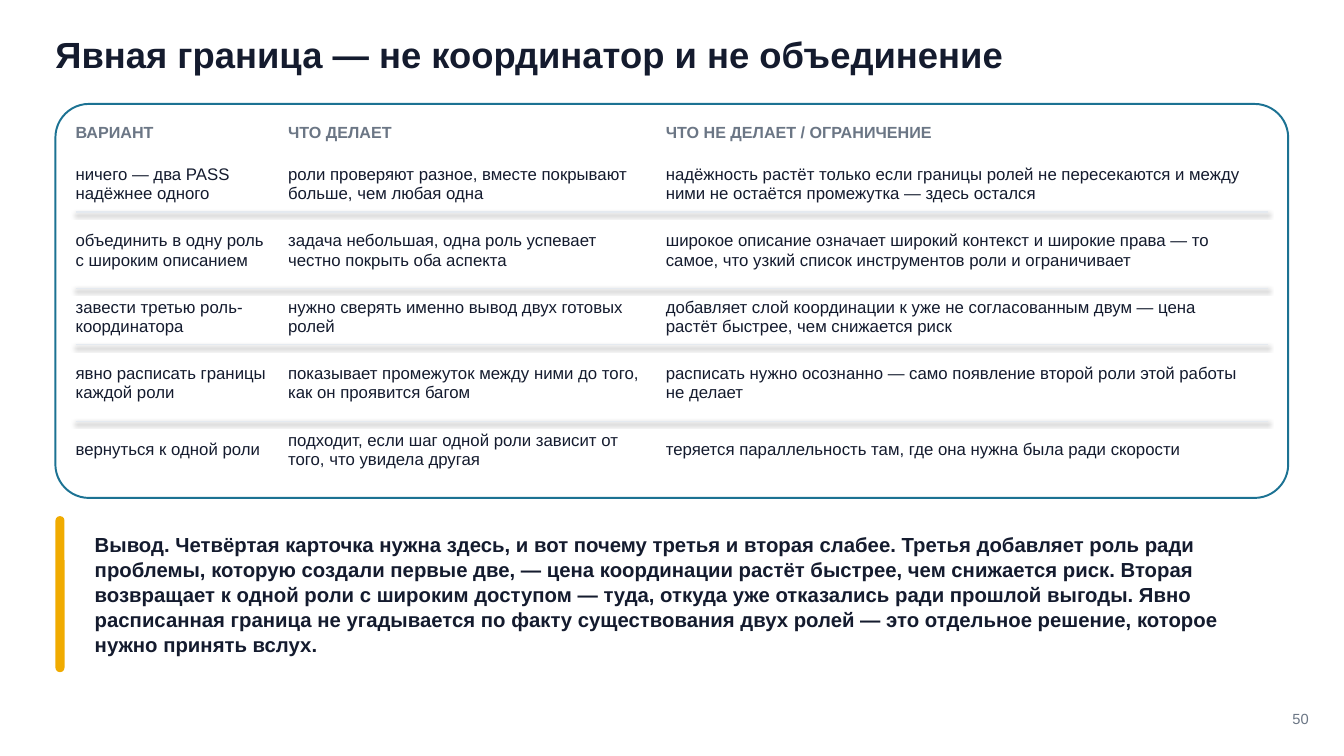
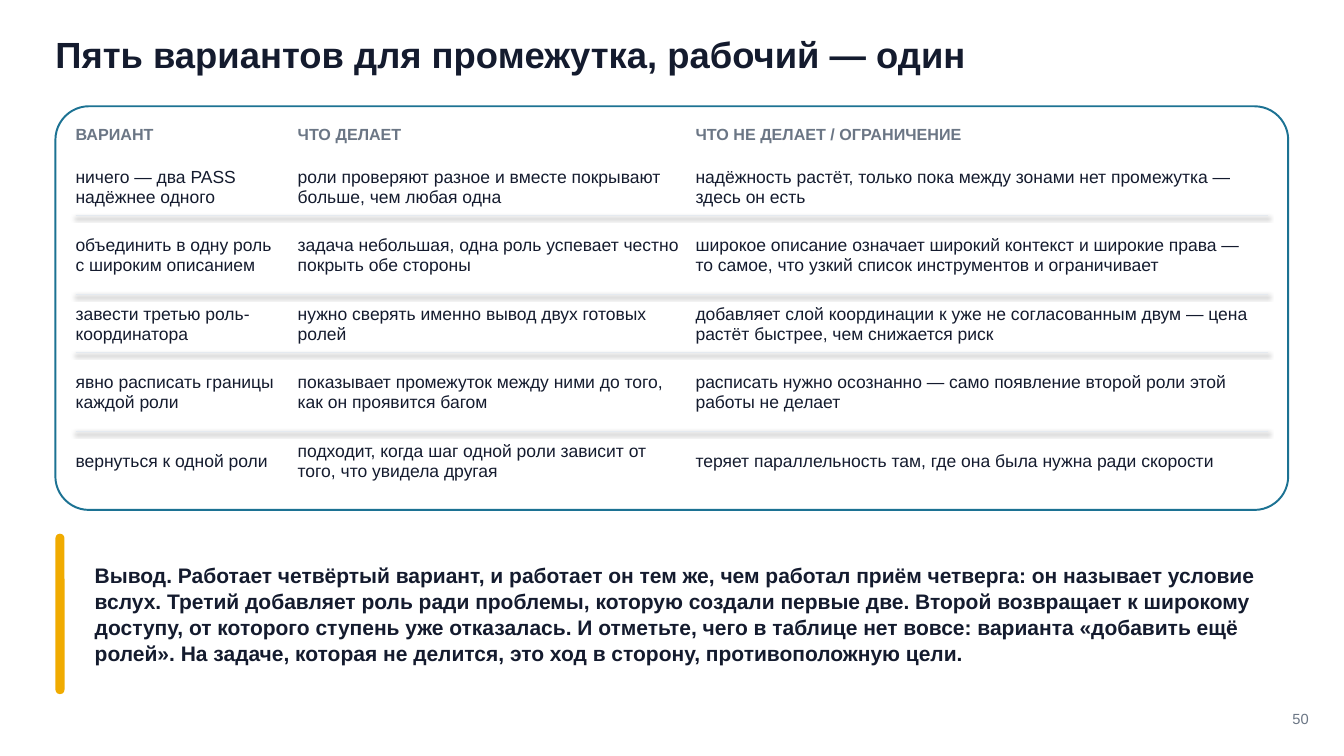
Before and after one commit to tellina-study/AI-usage-lessons, a slide deck: slide 50 of library/seminars/sem-06/rendered/sem-06.pptx. Drawn at 1344x756 pixels with LibreOffice and Linux fonts; fonts in the diff are those of the drawing. Boxes give left, top, right and bottom in pixels: in the first picture for what was removed or moved away, otherwise in the second. Text is boxed around its words. In the diff, an @@ line names an element or a change of style, - is before the commit and + after.

```diff
--- a/library/seminars/sem-06/rendered/sem-06.pptx
+++ b/library/seminars/sem-06/rendered/sem-06.pptx
@@ text at [55, 41, 965, 76]: text changed @@
-Явная граница — не координатор и не объединение
+Пять вариантов для промежутка, рабочий — один
@@ rounded rectangle: place and size @@
-rounded rectangle at [55, 104, 1289, 498]
+rounded rectangle at [55, 106, 1289, 509]
@@ rounded rectangle at [55, 106, 1289, 509]: proportions changed @@
@@ text "ЧТО ДЕЛАЕТ": place and size @@
-text "ЧТО ДЕЛАЕТ" at [288, 127, 392, 141]
+text "ЧТО ДЕЛАЕТ" at [298, 129, 402, 143]
@@ text "ЧТО НЕ ДЕЛАЕТ / ОГРАНИЧЕНИЕ": place and size @@
-text "ЧТО НЕ ДЕЛАЕТ / ОГРАНИЧЕНИЕ" at [666, 127, 932, 141]
+text "ЧТО НЕ ДЕЛАЕТ / ОГРАНИЧЕНИЕ" at [696, 129, 961, 143]
@@ text at [298, 173, 661, 207]: text changed; size 12 to 12.5 pt @@
-роли проверяют разное, вместе покрывают больше, чем любая одна
+роли проверяют разное и вместе покрывают больше, чем любая одна
@@ text at [696, 171, 1208, 207]: text changed; size 12 to 12.5 pt @@
-надёжность растёт только если границы ролей не пересекаются и между ними не остаётся промежутка — здесь остался
+надёжность растёт, только пока между зонами нет промежутка — здесь он есть
@@ line moved from (76, 212) - (1268, 212) to (76, 216) - (1268, 216) @@
@@ text at [298, 238, 679, 275]: text changed; size 12 to 12.5 pt @@
-задача небольшая, одна роль успевает честно покрыть оба аспекта
+задача небольшая, одна роль успевает честно покрыть обе стороны
@@ text at [696, 238, 1217, 275]: text changed; size 12 to 12.5 pt @@
-широкое описание означает широкий контекст и широкие права — то самое, что узкий список инструментов роли и ограничивает
+широкое описание означает широкий контекст и широкие права — то самое, что узкий список инструментов и ограничивает
@@ line moved from (76, 288) - (1268, 288) to (76, 294) - (1268, 294) @@
@@ text "нужно сверять именно вывод двух ...": place and size @@
-text "нужно сверять именно вывод двух ..." at [288, 304, 623, 336]
+text "нужно сверять именно вывод двух ..." at [298, 310, 646, 344]
@@ text "добавляет слой координации к уже ...": place and size @@
-text "добавляет слой координации к уже ..." at [666, 300, 1195, 336]
+text "добавляет слой координации к уже ..." at [696, 307, 1247, 344]
@@ text "явно расписать границы каждой роли": place and size @@
-text "явно расписать границы каждой роли" at [76, 370, 266, 402]
+text "явно расписать границы каждой роли" at [76, 378, 274, 412]
@@ line moved from (76, 345) - (1268, 345) to (76, 353) - (1268, 353) @@
@@ size 12 to 12.5 pt; line spacing 13.8pt to 14.4pt in 9 elements at [76, 170, 236, 207], [76, 238, 271, 275], [76, 310, 249, 344], [76, 378, 274, 412], [76, 454, 268, 471], [696, 307, 1247, 344], [696, 375, 1226, 412], [298, 310, 646, 344], [298, 378, 663, 412] @@
@@ text "показывает промежуток между ними до ...": place and size @@
-text "показывает промежуток между ними до ..." at [288, 370, 639, 402]
+text "показывает промежуток между ними до ..." at [298, 378, 663, 412]
@@ text "расписать нужно осознанно — само ...": place and size @@
-text "расписать нужно осознанно — само ..." at [666, 366, 1236, 402]
+text "расписать нужно осознанно — само ..." at [696, 375, 1226, 412]
@@ text "вернуться к одной роли": place and size @@
-text "вернуться к одной роли" at [76, 442, 260, 459]
+text "вернуться к одной роли" at [76, 454, 268, 471]
@@ line moved from (76, 421) - (1268, 421) to (76, 432) - (1268, 432) @@
@@ text at [298, 444, 646, 481]: text changed; size 12 to 12.5 pt @@
-подходит, если шаг одной роли зависит от того, что увидела другая
+подходит, когда шаг одной роли зависит от того, что увидела другая
@@ text at [696, 454, 1213, 471]: text changed; size 12 to 12.5 pt @@
-теряется параллельность там, где она нужна была ради скорости
+теряет параллельность там, где она была нужна ради скорости
@@ rounded rectangle: place and size @@
-rounded rectangle at [55, 516, 65, 673]
+rounded rectangle at [55, 533, 65, 694]
@@ text at [95, 567, 1254, 666]: text changed; size 14.5 to 15 pt @@
-Вывод. Четвёртая карточка нужна здесь, и вот почему третья и вторая слабее. Третья добавляет роль ради проблемы, которую создали первые две, — цена координации растёт быстрее, чем снижается риск. Вторая возвращает к одной роли с широким доступом — туда, откуда уже отказались ради прошлой выгоды. Явно расписанная граница не угадывается по факту существования двух ролей — это отдельное решение, которое нужно принять вслух.
+Вывод. Работает четвёртый вариант, и работает он тем же, чем работал приём четверга: он называет условие вслух. Третий добавляет роль ради проблемы, которую создали первые две. Второй возвращает к широкому доступу, от которого ступень уже отказалась. И отметьте, чего в таблице нет вовсе: варианта «добавить ещё ролей». На задаче, которая не делится, это ход в сторону, противоположную цели.
```
Also in this commit, not shown: 33 other slides changed, 8 slides added, 8 slides removed, 59 other files.
